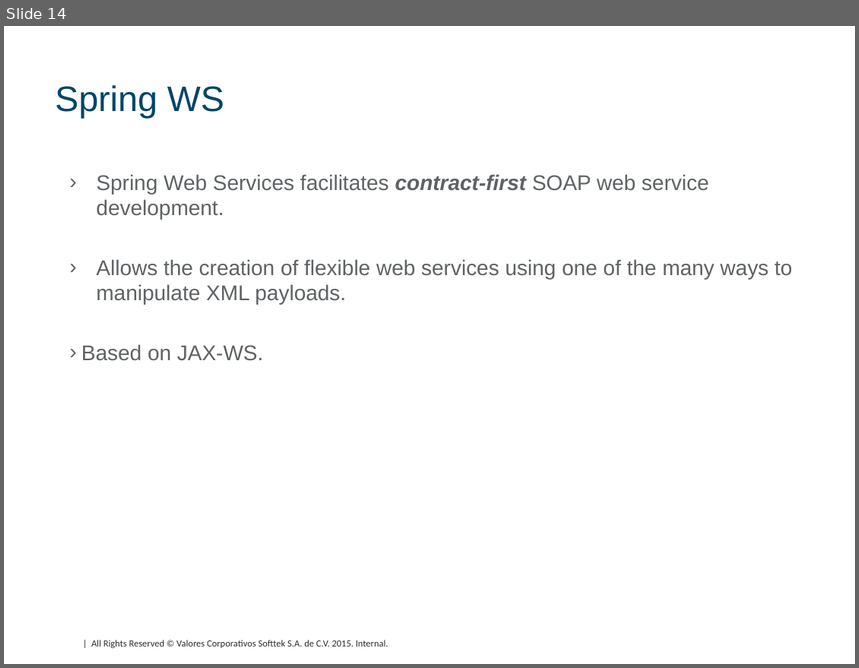
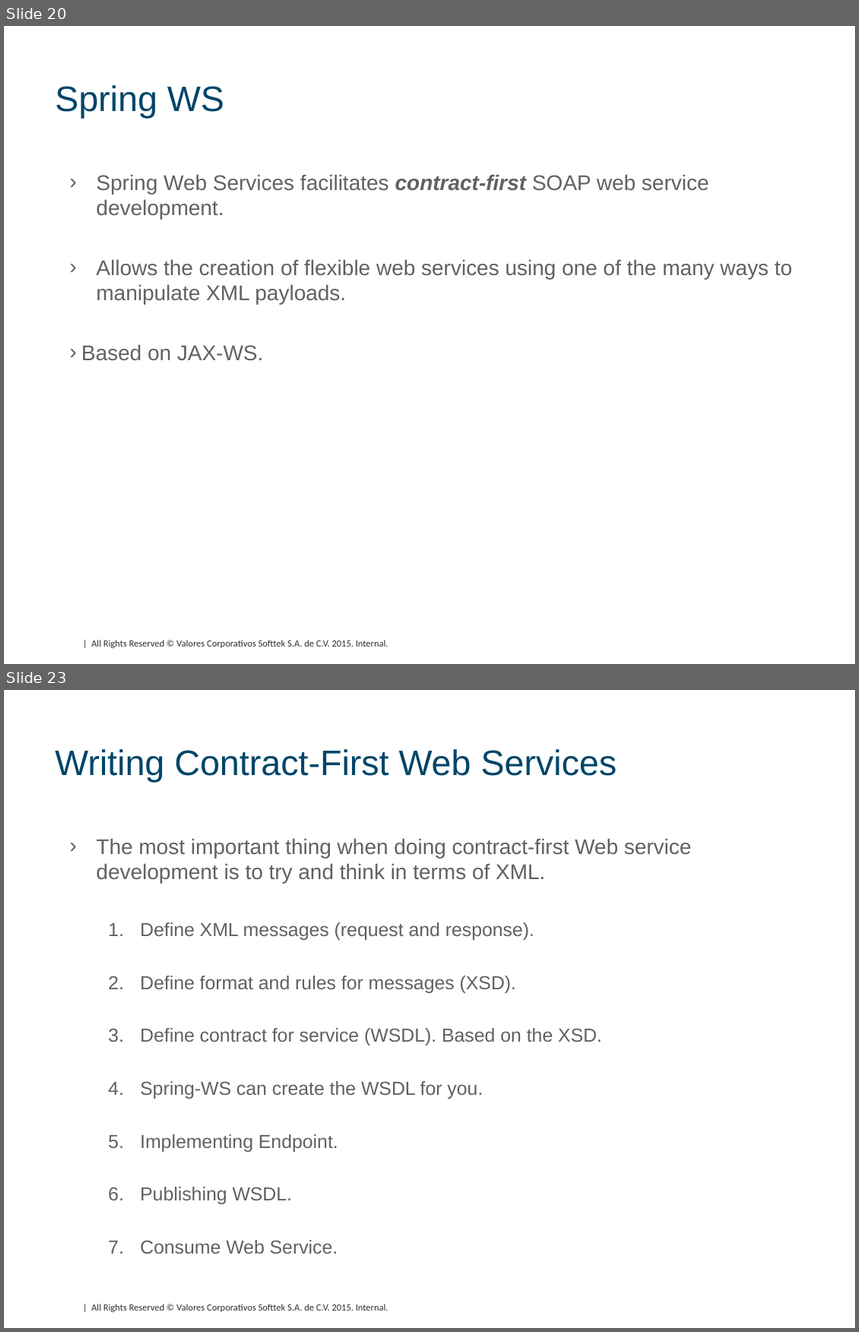
Before and after one commit to DavidHertz/WebServices, a slide deck: SOAP/doc/SOAP.pptx. Shown one above the other, each under a label of ours: slide 14 before the commit, slides 20 and 23 after it; the slides between them are not shown. The pictures are 859x668 and 859x1332 pixels, drawn with LibreOffice and Linux fonts; fonts in the diff are those of the drawing; background and template pictures are left out. Boxes give left, top, right and bottom in pixels: in the first picture for what was removed or moved away, otherwise in the second. Text is boxed around its words. In the diff, an @@ line names an element or a change of style, - is before the commit and + after.

```diff
--- a/SOAP/doc/SOAP.pptx
+++ b/SOAP/doc/SOAP.pptx
@@ slide 23 added at box(4, 690, 855, 1328), background #FFFFFF; not listed: 1 template element that a slide beside it also shows @@
@@ title added at box(55, 749, 617, 782), 30 pt, text #004569 @@
+Writing Contract-First Web Services
@@ text added at box(96, 838, 692, 1254), 16 pt, text #5E6264 @@
+› The most important thing when doing contract-first Web service development is to try and think in terms of XML.
+  1. Define XML messages (request and response).
+  2. Define format and rules for messages (XSD).
+  3. Define contract for service (WSDL). Based on the XSD.
+  4. Spring-WS can create the WSDL for you.
+  5. Implementing Endpoint.
+  6. Publishing WSDL.
+  7. Consume Web Service.
@@ what was slide 14 is now slide 20 @@
```
Also in this commit, not shown: 4 slides changed, 8 other slides added, 12 slides removed, 16 other files.
